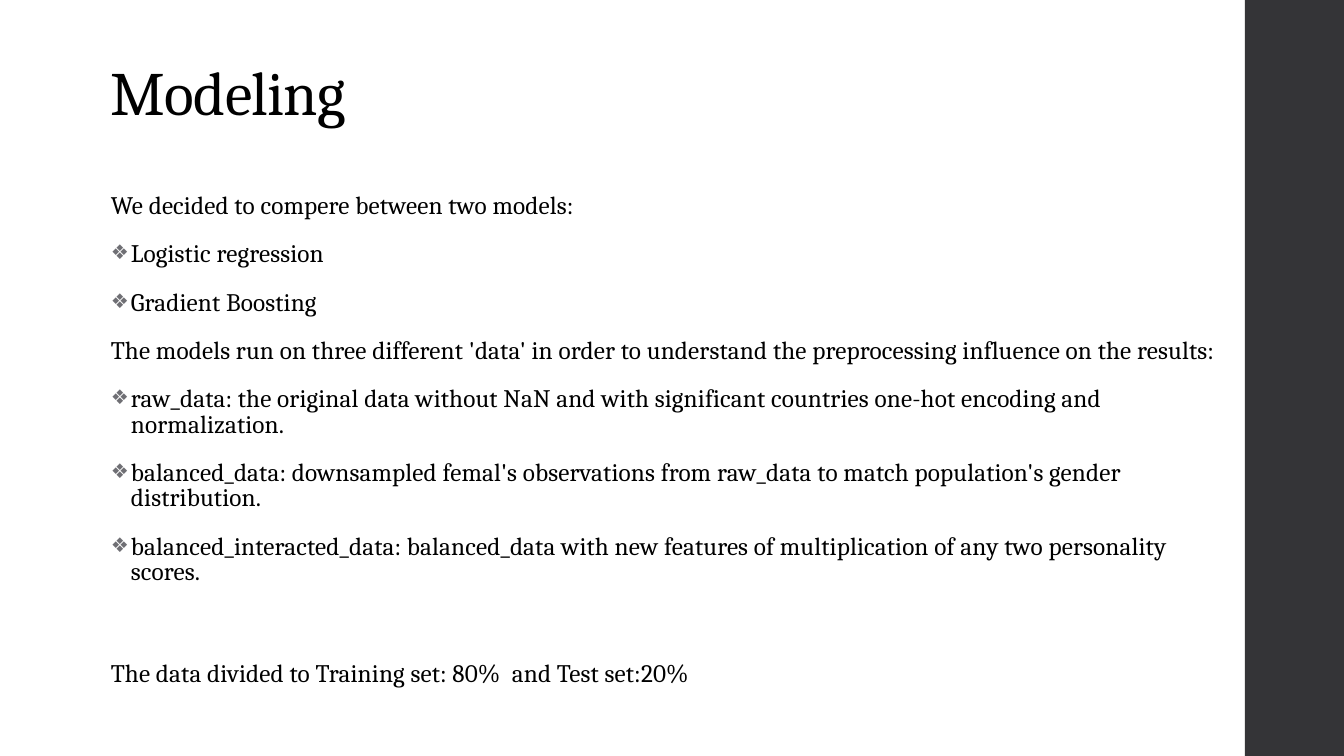
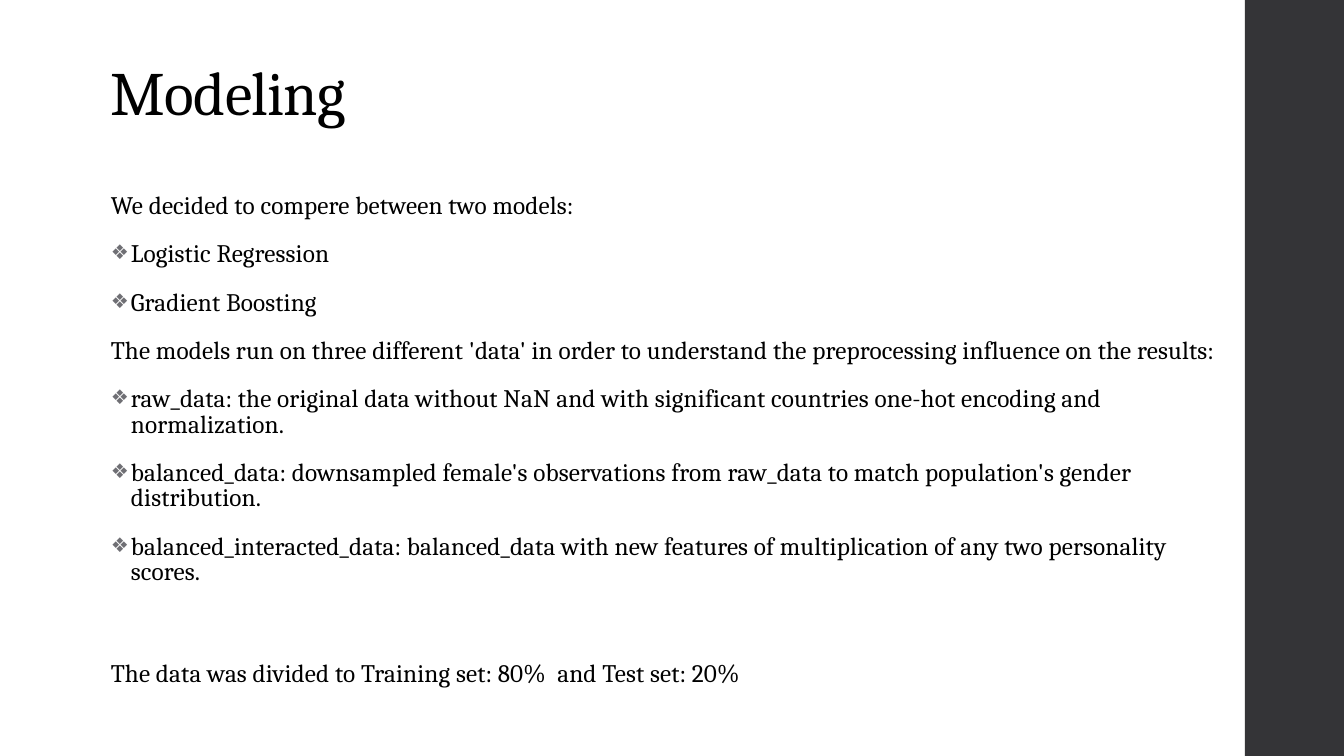
Before and after one commit to efratkohen/Big_five, a slide deck: slide 13 of Classification of the gender of Big five survey.pptx. Drawn at 1344x756 pixels with LibreOffice and Linux fonts; fonts in the diff are those of the drawing. Boxes give left, top, right and bottom in pixels: in the first picture for what was removed or moved away, otherwise in the second. Text is boxed around its words. In the diff, an @@ line names an element or a change of style, - is before the commit and + after.

```diff
--- a/Classification of the gender of Big five survey.pptx
+++ b/Classification of the gender of Big five survey.pptx
@@ text at bbox=[131, 245, 330, 268]: text changed @@
-❖ Logistic regression
+❖ Logistic Regression
@@ text at bbox=[131, 463, 1131, 507]: text changed @@
-❖ balanced_data: downsampled femal's observations from raw_data to match population's gender distribution.
+❖ balanced_data: downsampled female's observations from raw_data to match population's gender distribution.
@@ text at bbox=[111, 664, 740, 688]: text changed @@
-The data divided to Training set: 80% and Test set:20%
+The data was divided to Training set: 80% and Test set: 20%
```
Also in this commit, not shown: 12 other slides changed.
